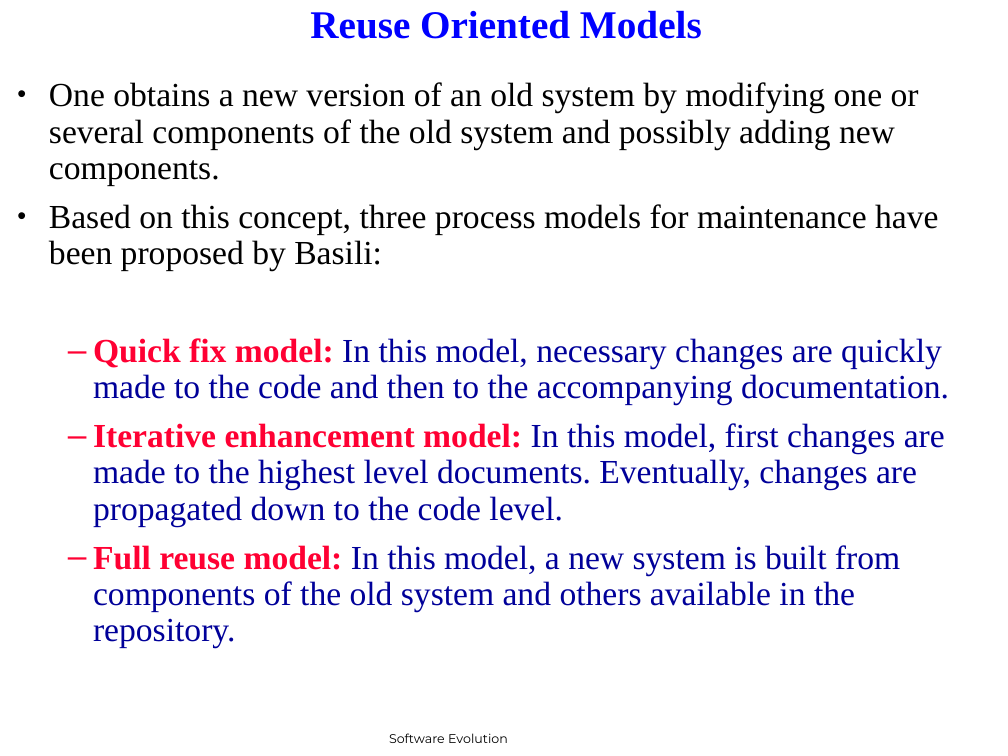
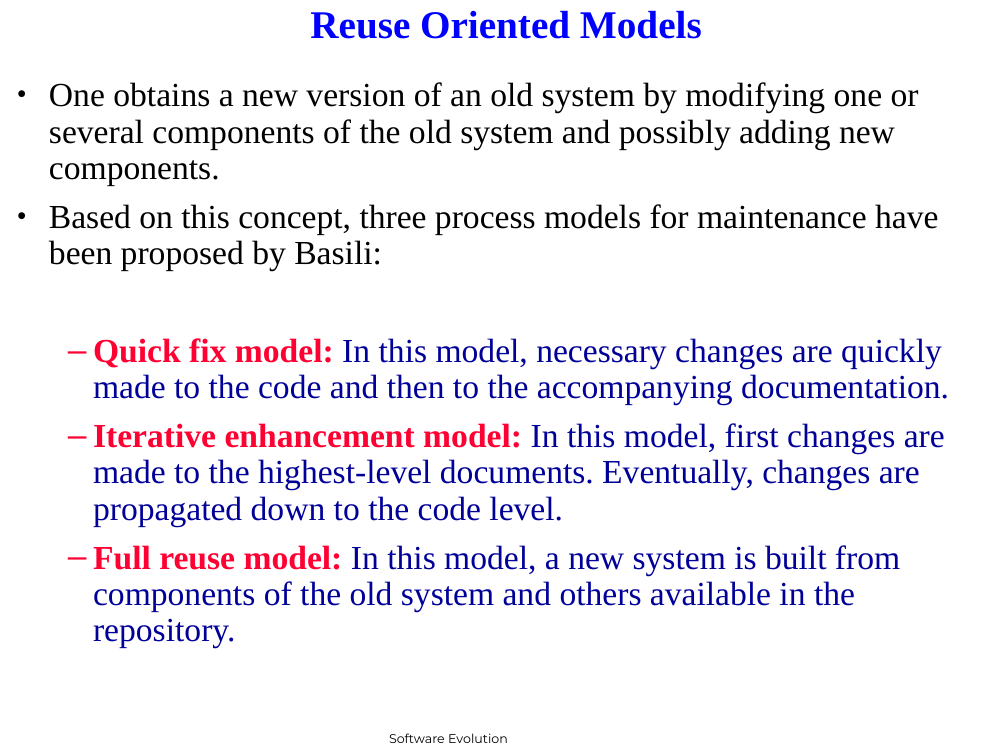
Before and after one commit to SannioEvolution/Material, a slide deck: slide 5 of 4 - Sw. Evolution Standards Explained.ppt (slide 4 before the commit). Drawn at 1008x756 pixels with LibreOffice and Linux fonts; fonts in the diff are those of the drawing. Boxes give left, top, right and bottom in pixels: in the first picture for what was removed or moved away, otherwise in the second. Text is boxed around its words. In the diff, an @@ line names an element or a change of style, - is before the commit and + after.

```diff
--- a/4 - Sw. Evolution Standards Explained.ppt
+++ b/4 - Sw. Evolution Standards Explained.ppt
@@ text at <box>93,423,945,526</box>: text changed @@
-  – Iterative enhancement model: In this model, first changes are made to the highest level documents. Eventually, changes are propagated down to the code level.
+  – Iterative enhancement model: In this model, first changes are made to the highest-level documents. Eventually, changes are propagated down to the code level.
```
Also in this commit, not shown: 1 other slide changed, 5 slides added, 23 other files.
